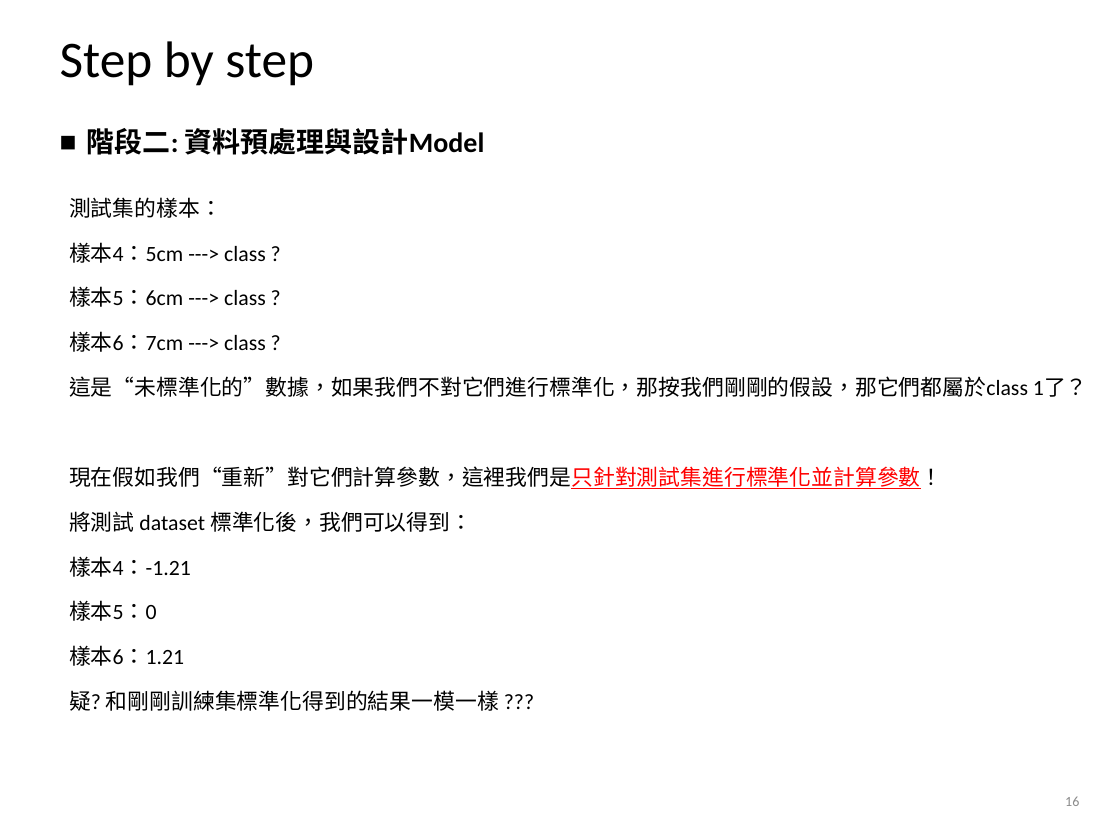
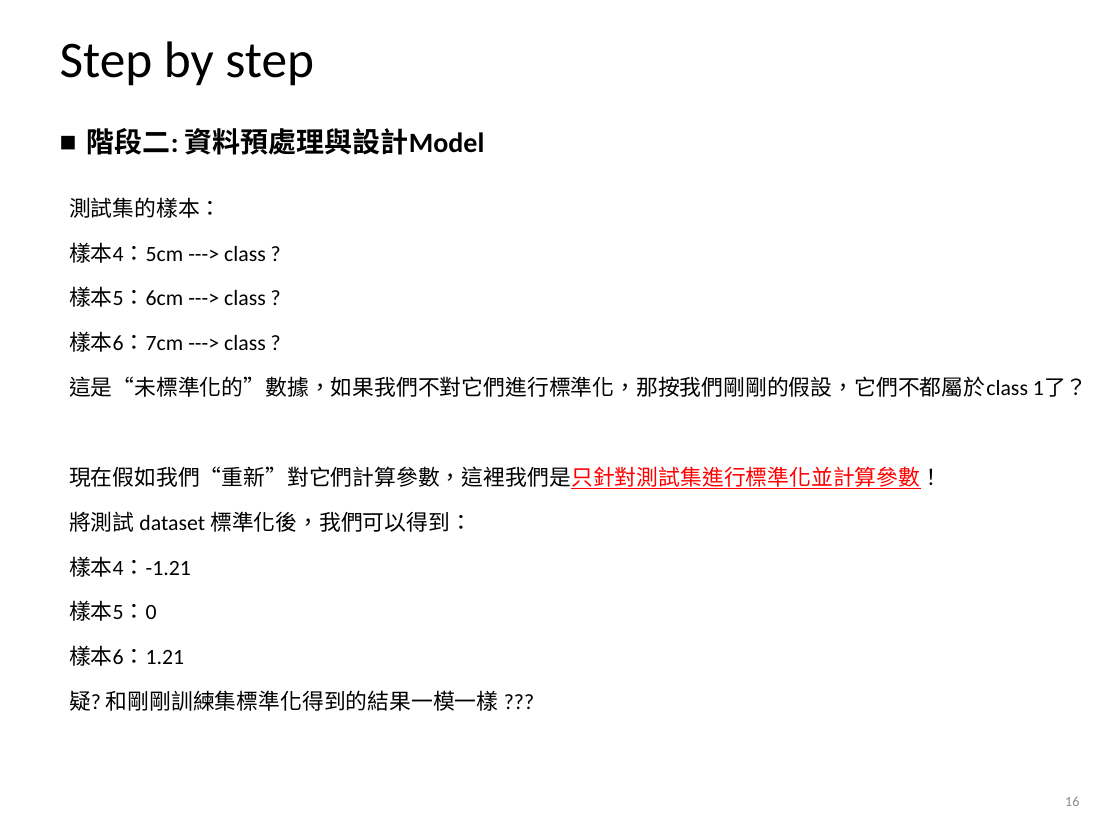
Before and after one commit to alvinyee860120/AIOps-anomaly-detection, a slide deck: slide 16 of AIOps結案報告.pptx. Drawn at 1120x840 pixels with LibreOffice and Linux fonts; fonts in the diff are those of the drawing; background and template pictures are left out. Boxes give left, top, right and bottom in pixels: in the first picture for what was removed or moved away, otherwise in the second. Text is boxed around its words. In the diff, an @@ line names an element or a change of style, - is before the commit and + after.

```diff
--- a/AIOps結案報告.pptx
+++ b/AIOps結案報告.pptx
@@ text at [69,376,1088,397]: text changed @@
-這是“未標準化的”數據，如果我們不對它們進行標準化，那按我們剛剛的假設，那它們都屬於class 1了？
+這是“未標準化的”數據，如果我們不對它們進行標準化，那按我們剛剛的假設，它們不都屬於class 1了？
```
Also in this commit, not shown: 20 other slides changed, 1 slide added.
